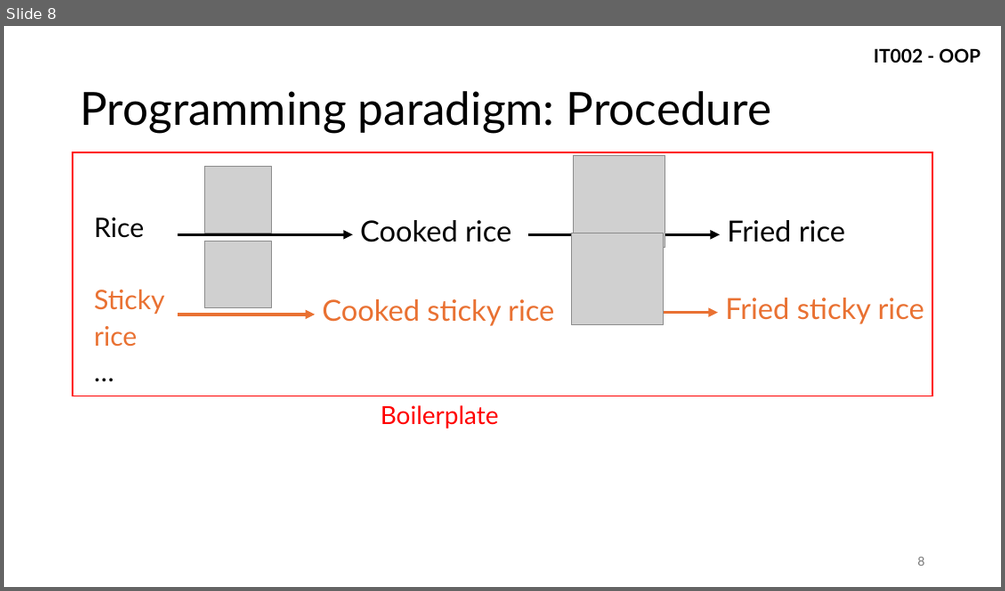
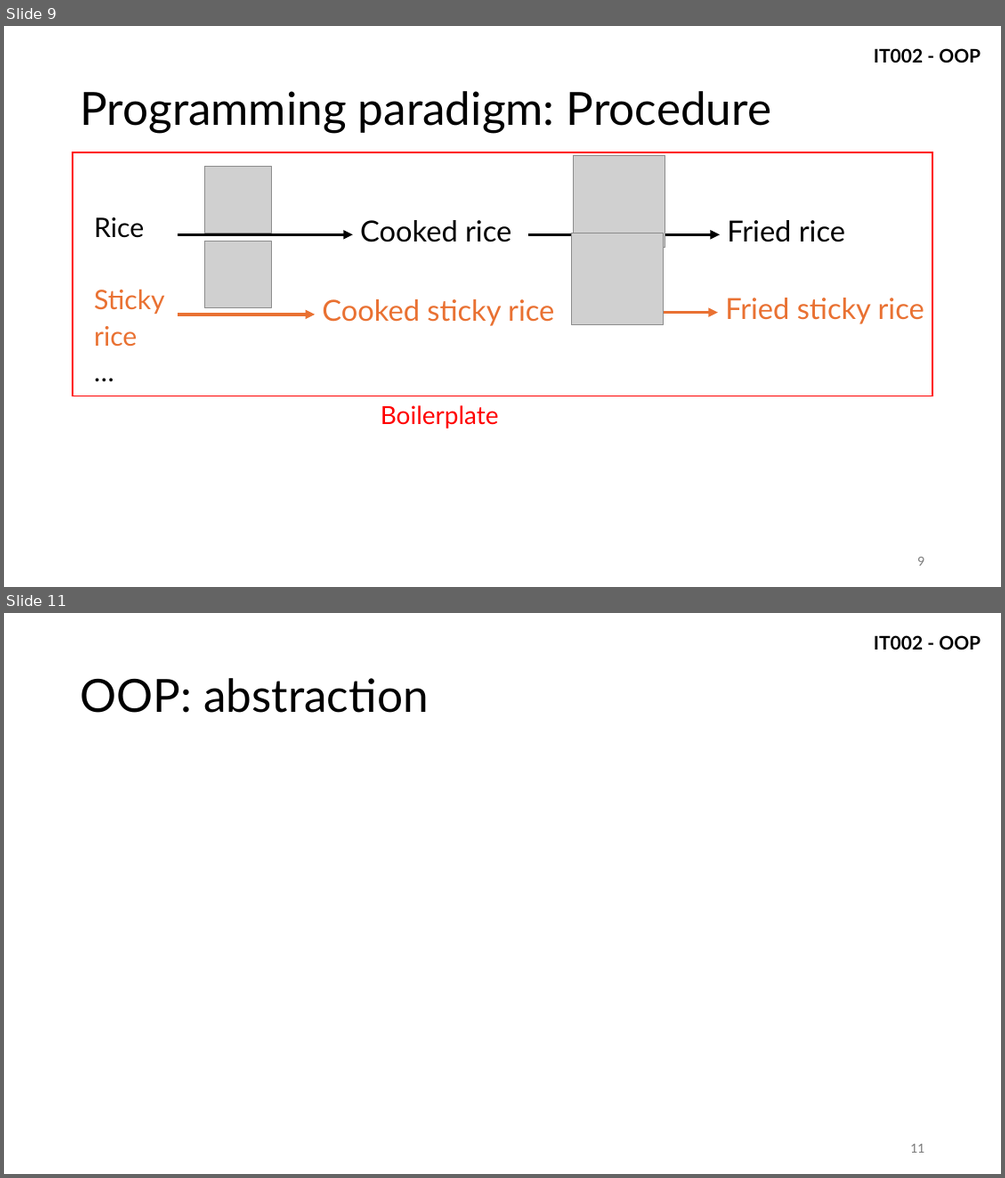
Before and after one commit to vutuanhai237/CourseMaterialsUIT, a slide deck: IT002-OOP/Slide lý thuyết/1. IntroOOP.pptx. Shown one above the other, each under a label of ours: slide 8 before the commit, slides 9 and 11 after it; the slides between them are not shown. The pictures are 1005x591 and 1005x1178 pixels, drawn with LibreOffice and Linux fonts; fonts in the diff are those of the drawing; grey boxes stand for pictures. Boxes give left, top, right and bottom in pixels: in the first picture for what was removed or moved away, otherwise in the second. Text is boxed around its words. In the diff, an @@ line names an element or a change of style, - is before the commit and + after.

```diff
--- a/IT002-OOP/Slide lý thuyết/1. IntroOOP.pptx
+++ b/IT002-OOP/Slide lý thuyết/1. IntroOOP.pptx
@@ slide 11 added at (4,613,1001,1174), background #FFFFFF; not listed: 1 template element that a slide beside it also shows @@
@@ title added at (80,678,428,713), 44 pt, text #000000 @@
+OOP: abstraction
@@ page number added at (910,1143,924,1152), 12 pt, text #797979 @@
+11
@@ what was slide 8 is now slide 9 @@
@@ page number at (917,556,924,565): text changed @@
-8
+9
```
Also in this commit, not shown: 3 slides changed, 10 other slides added, 3 other files.
